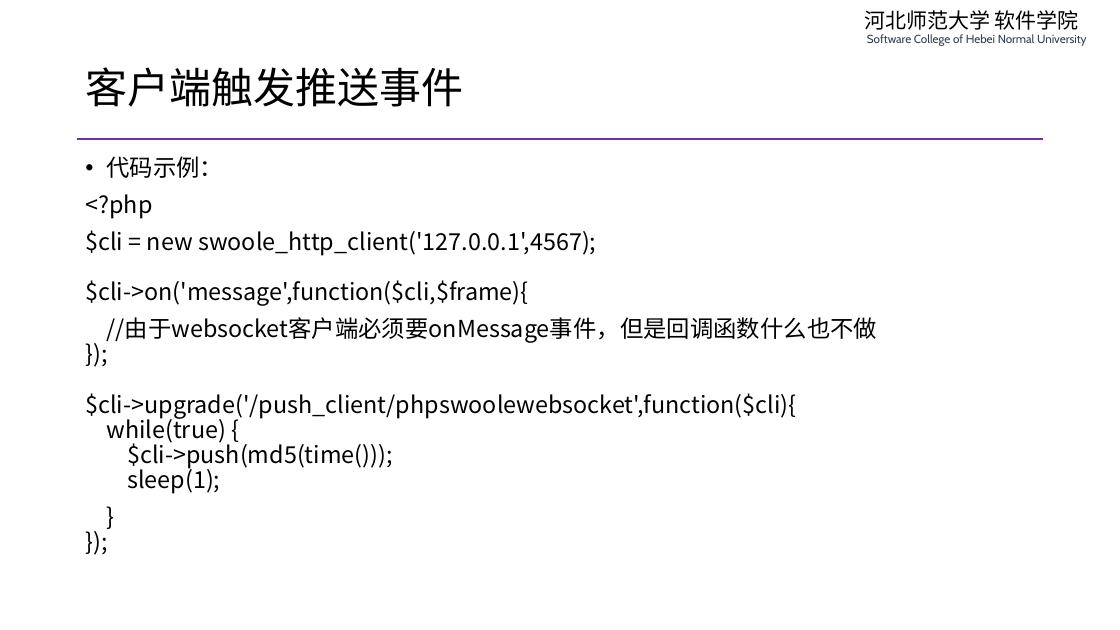
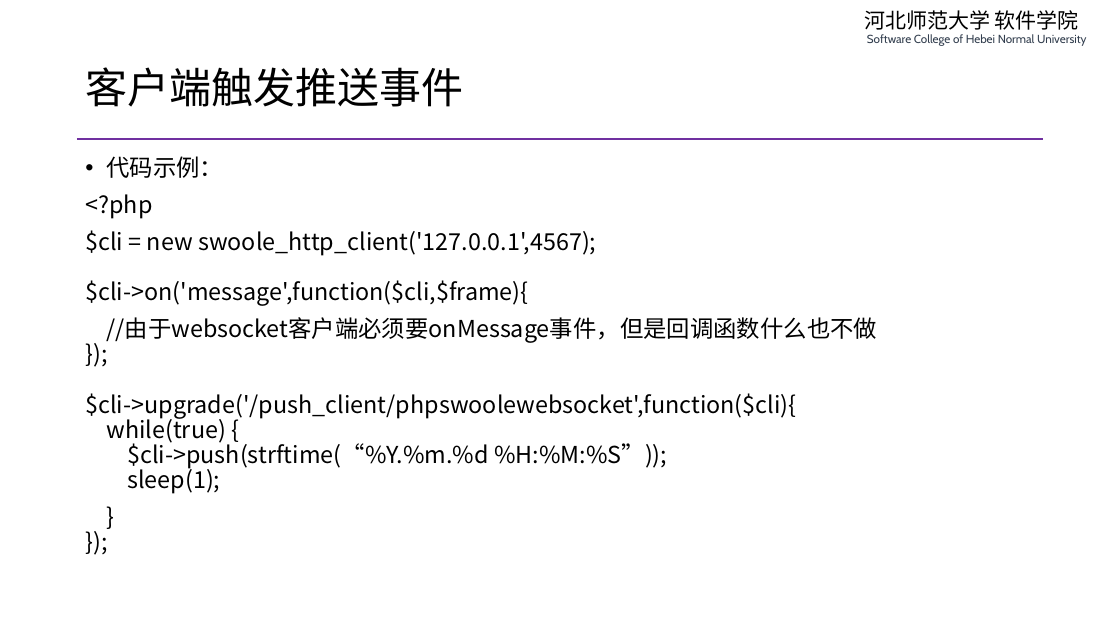
Before and after one commit to edu2act/course-php-serverside-development-on-linux, a slide deck: slide 14 of materials/slides/ch09-swoole-and-websocket.pptx. Drawn at 1120x630 pixels with LibreOffice and Linux fonts; fonts in the diff are those of the drawing. Boxes give left, top, right and bottom in pixels: in the first picture for what was removed or moved away, otherwise in the second. Text is boxed around its words. In the diff, an @@ line names an element or a change of style, - is before the commit and + after.

```diff
--- a/materials/slides/ch09-swoole-and-websocket.pptx
+++ b/materials/slides/ch09-swoole-and-websocket.pptx
@@ text at (85,317,877,494): text changed @@
-//由于websocket客户端必须要onMessage事件，但是回调函数什么也不做
-});
-$cli->upgrade('/push_client/phpswoolewebsocket',function($cli){
-while(true) {
-$cli->push(md5(time()));
-sleep(1);
+//由于websocket客户端必须要onMessage事件，但是回调函数什么也不做
+});
+$cli->upgrade('/push_client/phpswoolewebsocket',function($cli){
+while(true) {
+$cli->push(strftime(“%Y.%m.%d %H:%M:%S”));
+sleep(1);
```
Also in this commit, not shown: 2 other slides changed, 3 other files.
